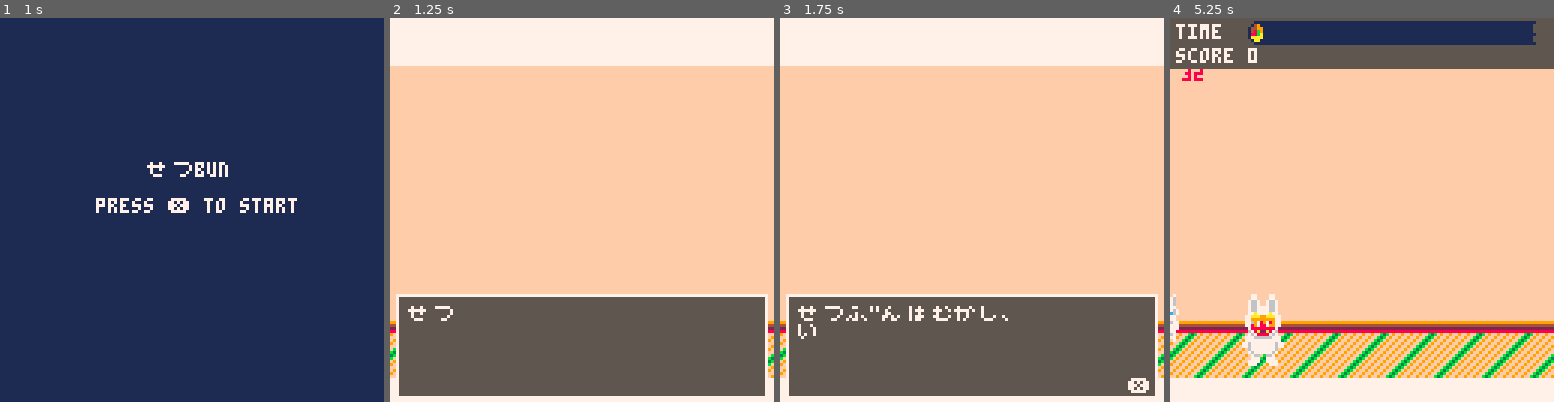
Above: before the commit, frames 1-4 (left to right).
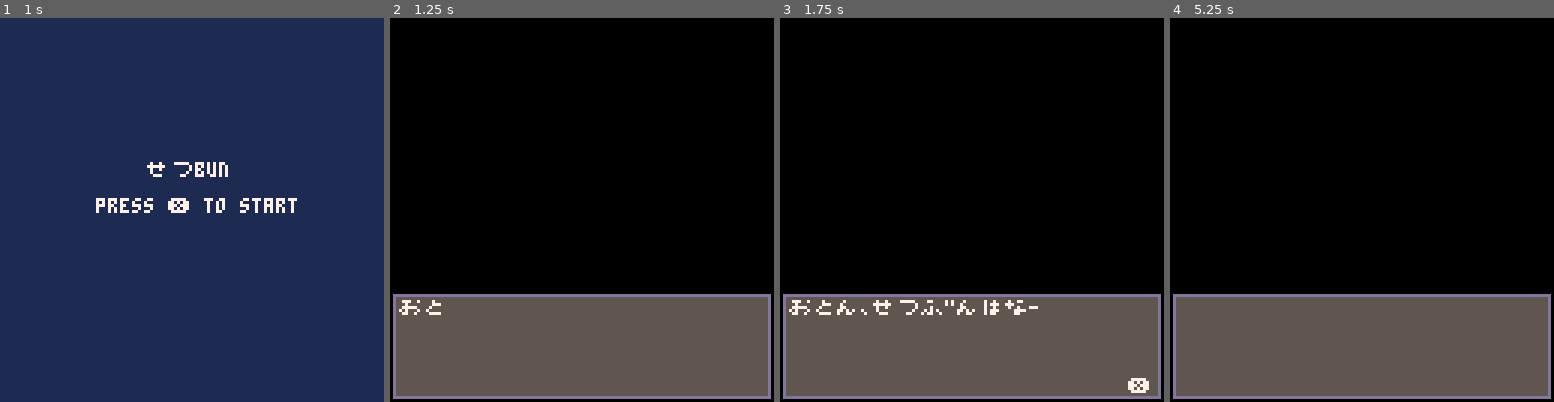
Above: after the commit, the same moments.

Repository: josiahp/setsubun
Game: PICO-8 cartridge setsubun.p8
Two runs of this game, one before a commit and one after it. Both use one fixed random seed, a clock stepped at 60 frames per second and the inputs below.
Inputs:
- Up to frame 1 (1 s): tap X (X key) at 0.33 s; tap O (Z key) at 0.7 s
- Up to frame 2 (1.25 s): tap X (X key) at 1.07 s
- Up to frame 3 (1.75 s): hold Right from 1.6 s (still down); tap O (Z key) at 1.7 s
- Up to frame 4 (5.25 s): tap X (X key) every 1.12 s from 1.85 to 5.2 s; release Right at 2.1 s; tap O (Z key) every 0.4 s from 2.1 to 4.9 s; hold Up 2.15-2.42 s; hold Right 2.47-3.03 s; hold Left 3.08-3.58 s; hold Down 3.63-3.97 s; hold Right 4.02-4.68 s; hold Up 4.73-5.03 s; hold Left from 5.08 s (still down)

Frame 1 is identical in both runs. In frame 2, 76% of the frame differs, in the area x 0-100%, y 0-100%; in frame 3, 77%; in frame 4, 100%.

Commit message:
add another kid, tweak aim and target behavior

Diff:
--- a/setsubun.p8
+++ b/setsubun.p8
@@ -132,6 +132,8 @@
 	target_init()
 	kids_init()
 	add(kids.group,kids_new(32,100))
+	add(kids.group,kids_new(96,100))
+
 	beans_init()
 	particles_init()
 
@@ -230,6 +232,9 @@
 	}
 
 	local dialogue_flow =
+	 flow.scene(dialogue_box,
+	  "おとん、せつふ゛んはな-に?"
+	 ).andthen(
 	 flow.scene(dialogue_box,
 	  "せつふ゛んはむかし、\n"..
 	  "いちねんのいちは゛んはし゛まり\n"..
@@ -252,7 +257,7 @@
 		 "くれるんた゛って。すこ゛いね。\n"..
 		 "「まめ」はからた゛か゛け゛んきという\n"..
 		 "いみもあるんた゛って。\n"
-		)))
+		))))
 	)
 	local dialogue=nil
 	dialogue_flow.go(
@@ -265,7 +270,6 @@
 	)
 
 	cam_init()
-	map_init()
 
 	function scn.update(s, dt)
 		dialogue:update(dt)
@@ -274,65 +278,6 @@
 	function scn.draw(s)
 		cls()
 		cam_draw()
-		map_draw()
-		dialogue:draw()
-	end
-
-	return scn
-end
-
-function dialogue_scn(nxt)
-	local scn={
-		t=0,
-		particles={},
-	}
-
-	local dialogue_flow =
-	 flow.scene(dialogue_box,
-	  "せつふ゛んはむかし、\n"..
-	  "いちねんのいちは゛んはし゛まり\n"..
-	  "のひた゛ったんた゛よ。"
-	 ).andthen(
-		flow.scene(dialogue_box,
-		 "むかしのひとはいちねんの\n"..
-		 "はし゛まりに、「よいことか゛\n"..
-		 "ありますように」とまめを\n"..
-		 "まいておいのりしてたんた゛って。"
-		).andthen(
-		flow.scene(dialogue_box,
-		 "むかしからつふ゛んのひに\n"..
-		 "「おうちにわるいものか゛はいって\n"..
-		 "くる」といわれてる、まめを\n"..
-		 "つかっておいはらってるんた゛よ。"
-		).andthen(
-		flow.scene(dialogue_box,
-		 "まめはわるいものをやっつけて\n"..
-		 "くれるんた゛って。すこ゛いね。\n"..
-		 "「まめ」はからた゛か゛け゛んきという\n"..
-		 "いみもあるんた゛って。\n"
-		)))
-	)
-	local dialogue=nil
-	dialogue_flow.go(
-		-- next dialogue box
-		function(nxt)
-			dialogue = nxt
-		end,
-		-- end scene
-		nxt
-	)
-
-	cam_init()
-	map_init()
-
-	function scn.update(s, dt)
-		dialogue:update(dt)
-	end
-
-	function scn.draw(s)
-		cls()
-		cam_draw()
-		map_draw()
 		dialogue:draw()
 	end
 
@@ -646,20 +591,34 @@
 function target_init()
 	target_proto={
 		update=function(t,dt)
-			t.txo=cos(time())*20
-			t.tyo=sin(time())*5
+		 t.age+=dt
+
+		 --stop moving target before
+		 --ttl
+		 if t.age/t.ttl<0.8 then
+			 t.txo=cos(time()/2)*20
+			 t.tyo=sin(time()/2)*5
+			end
 
 			t.x=t.basex+t.txo
 			t.y=t.basey+t.tyo
 		end,
 		draw=function(t)
+		 local tcolor=7
+		 if t.age/t.ttl>0.8 then
+		  tcolor=8
+		 elseif t.age/t.ttl>0.5 then
+		  tcolor=14
+		 end
+		 pal(7,tcolor)
 			spr(4,t.x-4,t.y-4)
+			pal(7,7)
 		end,
 	}
 	target_meta={__index=target_proto}
 end
 
-function target_new(x,y)
+function target_new(x,y,ttl)
 	local t={
 		--these are calculcated from
 		--base+offset (basex+txo)
@@ -668,7 +627,9 @@
 		basex=x,
 		basey=y,
 		txo=0,
-		tyo=0
+		tyo=0,
+		ttl=ttl,
+		age=0,
 	}
 	setmetatable(t,target_meta)
 	return t
@@ -748,29 +709,50 @@
 	update=function(k,dt)
 		k.targettime=max(0,k.targettime-dt)
 
-		if k.target and k.targettime==0 then
-			local vx,vy=vtoward(k.target.x,k.target.y,k.x,k.y)
-			bg=beans_new(k.x,k.y,5,vx,vy)
-			add(beangroups,bg)
-			k.target=nil
-		end
-
-		if not k.target then
-			k.target=target_new(dad.x,dad.y)
-			k.targettime=2
-		else
-			k.target:update(dt)
-		end
-
-		if not k.nextx or dist(k.x,k.y,k.nextx,k.nexty)<=8 then
-			k.nextx=rnd(mapinfo.char_maxx-mapinfo.char_minx)+mapinfo.char_minx
-			k.nexty=rnd(mapinfo.char_maxy-mapinfo.char_miny)+mapinfo.char_miny
-		else
-			local vx,vy=vtoward(k.nextx,k.nexty,k.x,k.y)
-			k.x+=vx*dt*k.spd
-			k.y+=vy*dt*k.spd
-		end
+  if k.state=="target" then
+	  --get target
+			if not k.target then
+				k.target=target_new(
+				 k.x+rnd(60)-30,
+				 dad.y+8,
+				 3
+				)
+				k.targettime=5
+			else
+			 k.target:update(dt)
+
+			 --throw target
+			 if k.target.age>=k.target.ttl then
+					local vx,vy=vtoward(k.target.x,k.target.y,k.x,k.y)
+					bg=beans_new(k.x,k.y,5,vx,vy)
+					add(beangroups,bg)
+					k.target=nil
+					k.state="move"
+				end
+			end
+		elseif k.state=="move" then
+
+			--kid movement
+
+   --get pos
+			if not k.nextx then
+				k.nextx=rnd(mapinfo.char_maxx-mapinfo.char_minx)+mapinfo.char_minx
+				k.nexty=rnd(mapinfo.char_maxy-mapinfo.char_miny)+mapinfo.char_miny
+			elseif dist(k.x,k.y,k.nextx,k.nexty)<=8 then
+    --reached pos
+    k.nextx=nil
+    k.state="target"
+			else
+			 --move
+				local vx,vy=vtoward(k.nextx,k.nexty,k.x,k.y)
+				k.x+=vx*dt*k.spd
+				k.y+=vy*dt*k.spd
+			end
+
+		end
+
 	end,
+
 	draw=function(k)
 		sspr(8,0,16,24,k.x-4,k.y-8,8,16)
 		if k.target then
@@ -786,7 +768,8 @@
 		x=x,
 		y=y,
 		targettime=0,
-		spd=20,
+		spd=60,
+		state="move",
 	}
 	setmetatable(k,kids_meta)
 	return k
@@ -810,9 +793,10 @@
 	bg=5,
 	bg_alt=1,
 	fg=7,
-	border=7,
+	border=13,
 	accent=8,
 	transparent=7,
+	text=7,
 	-- sprites
 	ehomaki=1,
 }
@@ -860,7 +844,7 @@
 -- dialogue
 textspeed=20 --characters per second
 
-function dialogue_box(nxt, text)
+function dialogue_box(nxt, text, extradraw)
 	local dialogue = {
 		t=0,
 		duration=#text/textspeed,
@@ -885,20 +869,24 @@
 
 	function dialogue.draw(d)
 		camera()
-		local x,y=2,92
-		local w,h=123,34
+		local x,y=1,92
+		local w,h=125,34
 		-- background for us to draw on top of
 		boxfill(x,y,w,h, palette.bg)
 		box(x,y,w,h, palette.border)
 		-- draw the text
-		x+=4
-		y+=4
-		print(d.text,x,y)
+		x+=2
+		y+=2
+		print(d.text,x,y,palette.text)
 		-- draw button hint
 		if d.is_done then
 			x=128-12
 			y=128-8
 			print("❎",x,y)
+		end
+
+		if extradraw then
+		 extradraw(d)
 		end
 	end
 
